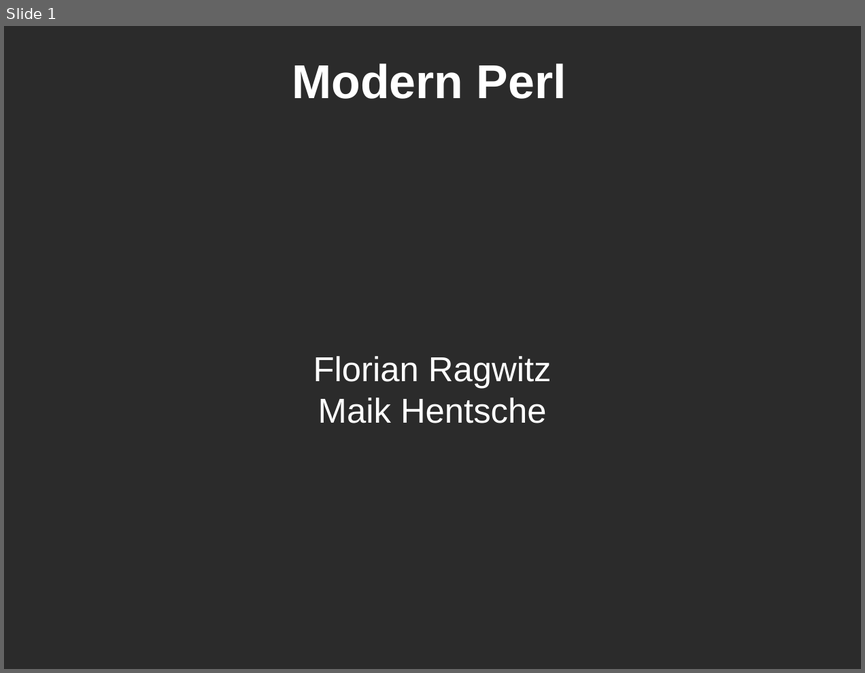
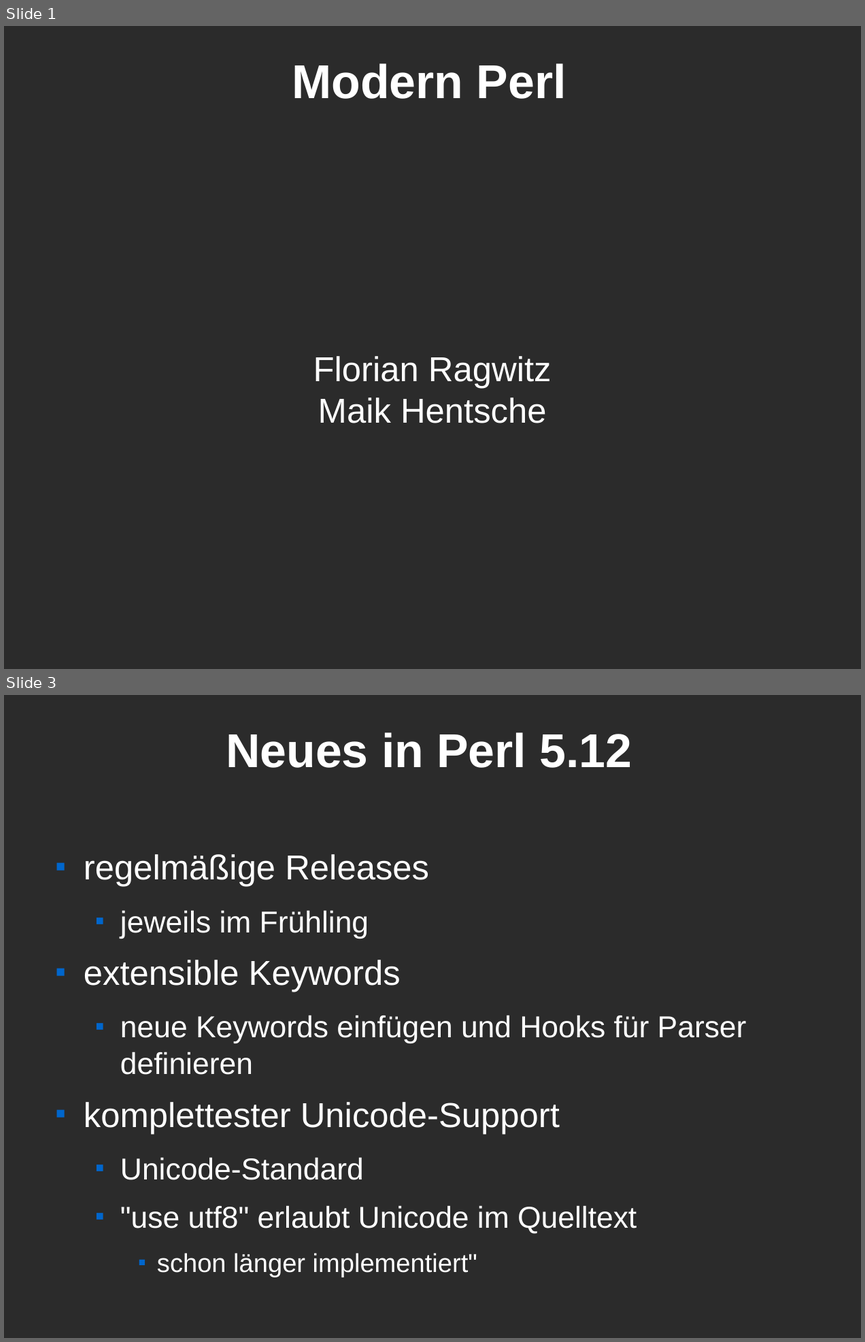
Before and after one commit to Caldrin/Vortrag_CLT, a slide deck: Modern Perl.odp. Shown one above the other, each under a label of ours: slide 1 before the commit, slides 1 and 3 after it; the slides between them are not shown. The pictures are 865x673 and 865x1342 pixels, drawn with LibreOffice and Linux fonts; fonts in the diff are those of the drawing; background and template pictures are left out; a plain dark background stands for a picture behind light text. Boxes give left, top, right and bottom in pixels: in the first picture for what was removed or moved away, otherwise in the second. Text is boxed around its words. In the diff, an @@ line names an element or a change of style, - is before the commit and + after.

```diff
--- a/Modern Perl.odp
+++ b/Modern Perl.odp
@@ slide 3 added at (4,695,861,1338), background picture (left out) @@
@@ title added at (226,732,632,768), 44 pt, text #FFFFFF, bold @@
+Neues in Perl 5.12
@@ text added at (84,854,747,1277), 28 pt, text #FFFFFF @@
+■ regelmäßige Releases
+  ■ jeweils im Frühling
+■ extensible Keywords
+  ■ neue Keywords einfügen und Hooks für Parser definieren
+■ komplettester Unicode-Support
+  ■ Unicode-Standard
+  ■ "use utf8" erlaubt Unicode im Quelltext
+    ■ schon länger implementiert"
```
Also in this commit, not shown: 3 other slides added, 3 slides removed, 2 other files.
